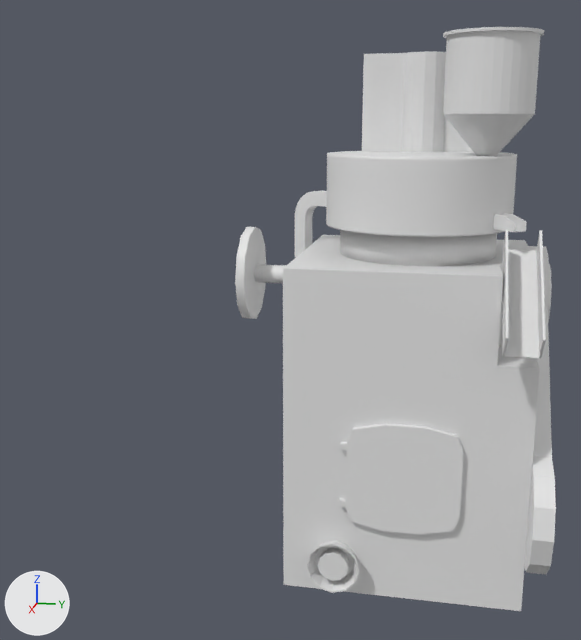
Before and after pictures for a commit that changed the glTF model assets/TablettenpressmaschineAni.gltf.
Camera for both pictures: a 50 mm camera at (7.15, 0.29, 3.92) aimed at (-0.32, -1.2, 2.06). The lights are fixed; the arrows at lower left show +X, +Y and +Z. Where no turn or scale is listed for an object, it has been applied to the vertices.

Before the edit, the objects in view are built like this:
```python
me_cylinder = bpy.data.meshes.new('Cylinder')
me_cylinder.from_pydata(...)  # 256 vertices, 504 faces; spans x -0.8..0.8, y -0.8..0.8, z -0.68..0.2
me_cylinder_005 = bpy.data.meshes.new('Cylinder.005')
me_cylinder_005.from_pydata(...)  # 144 vertices, 284 faces; spans x -1.0..1.0, y -1.0..1.0, z -1.0..-0.56
me_plane = bpy.data.meshes.new('Plane')
me_plane.from_pydata(...)  # 60 vertices, 96 faces; spans x -0.015..0.032, y -0.516..0.465, z -0.465..0.465
ob_bestückung = bpy.data.objects.new('Bestückung', me_cylinder)
ob_bestückung.location = (0.0, 0.0, 3.46)
ob_cylinder_003 = bpy.data.objects.new('Cylinder.003', me_cylinder_005)
ob_cylinder_003.location = (-0.84, -1.88, 2.4)
ob_cylinder_003.rotation_euler = (-1.571, 0.0, 0.0)  # degrees (-90, 0, 0)
ob_cylinder_003.scale = (0.482, 0.482, -0.214)
ob_klappe1 = bpy.data.objects.new('Klappe1', me_plane)
ob_klappe1.location = (1.01, 0.0, 1.1)
# also in view: 'Cube.001' at (-0.63, 0.0, 4.08); 'Zulauf' at (0.35, 0.54, 3.98); 'Cylinder' at (0.14, 1.08, 1.59); 'Körper' at (-0.34, 0.0, 1.4); 'Cylinder.005' at (1.07, -0.55, 0.3)
```
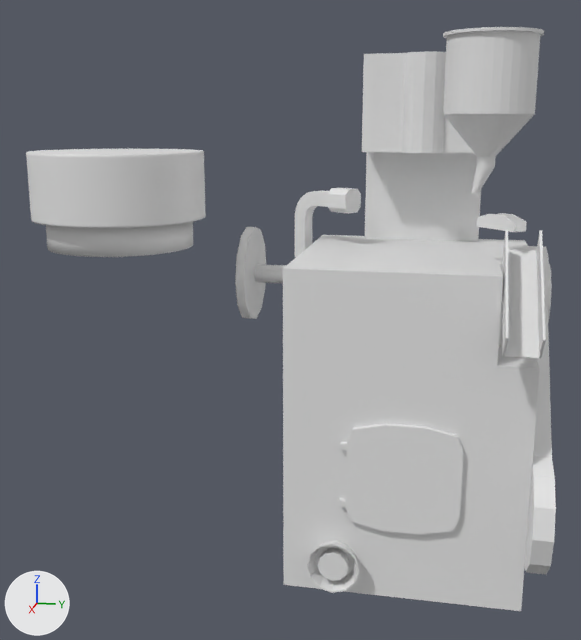
Location of each change, [x1, y1, x2, y2] in pixels of the pictures (581 x 640 px):
'Bestückung', moved
    before: [326, 151, 517, 266]
    after: [26, 149, 206, 257]
'Cube', unchanged, uncovered by the edit
    after: [365, 152, 481, 242]

Patch to the scene script:
```diff
--- a/assets/TablettenpressmaschineAni.gltf.py
+++ b/assets/TablettenpressmaschineAni.gltf.py
@@ ob_bestückung @@
 ob_bestückung = bpy.data.objects.new('Bestückung', me_cylinder)
-ob_bestückung.location = (0.0, 0.0, 3.46)
+ob_bestückung.location = (0.0, -2.77, 3.46)
```
